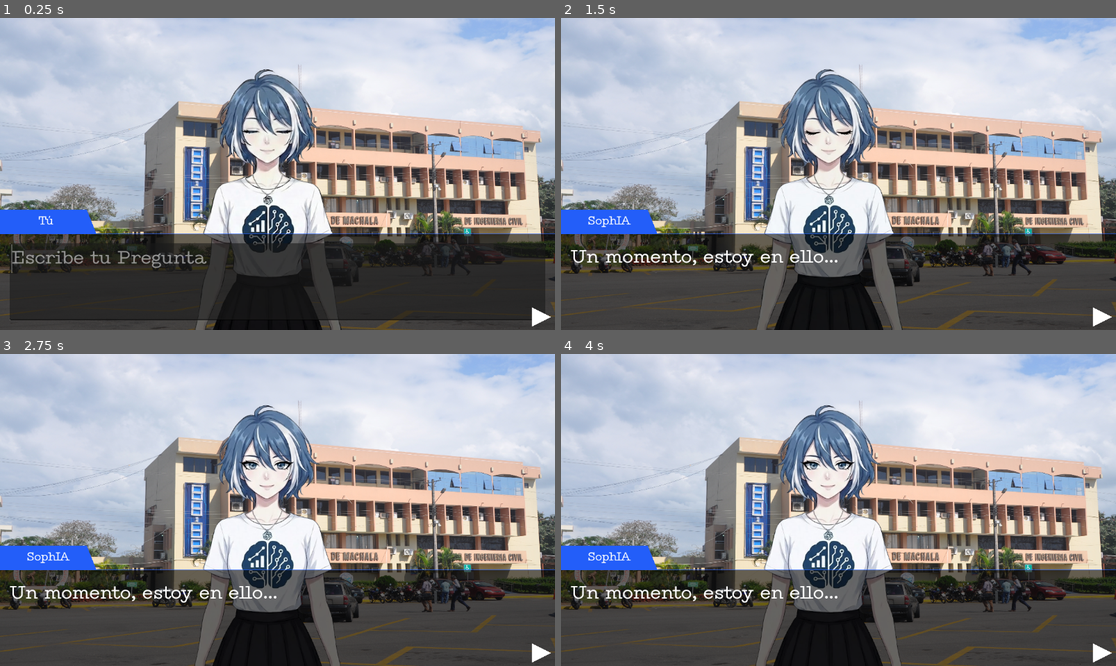
Above: before the commit, frames 1-4 (two rows, left to right).
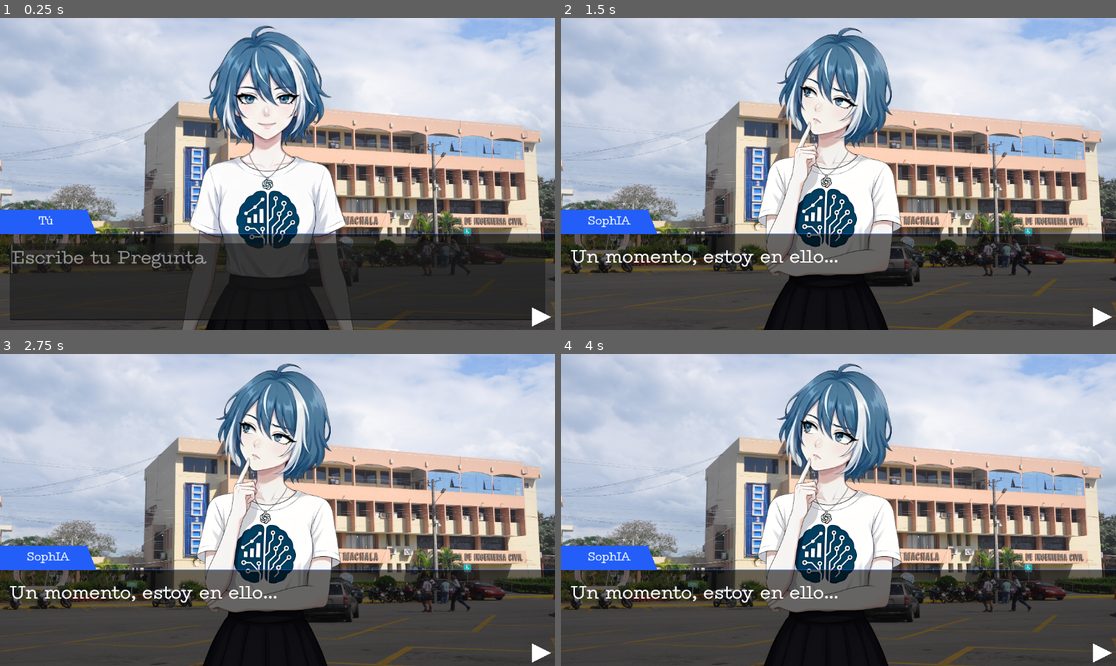
Above: after the commit, the same moments.

Repository: BryanMoreno11/Asistente_IA_Godot_Visual_Novel_Deepsek
Game: Godot game, scene res://scenes/control.tscn
Same seed, same stepped clock (60 frames per second), same inputs: the game is played once before the commit and once after it.
Inputs (mouse positions are in pixels of both pictures, inside the frame that each line leads up to):
- Up to frame 1 (0.25 s): no input
- Up to frame 2 (1.5 s): click (838, 283) at 0.52 s; type "Alex" at 0.6 s; tap Enter (next_line) at 1.25 s; hold Enter (next_line) from 1.28 s (still down)
- Up to frame 3 (2.75 s): release Enter (next_line) at 2.03 s; tap Enter (next_line) at 2.1 s
- Up to frame 4 (4 s): hold Enter (next_line) 2.78-3.53 s; tap Enter (next_line) at 3.6 s

The runs differ from the first frame. In frame 1, 12% of the frame differs, in the area x 32-64%, y 2-100%; in frame 2, 12%; in frame 3, 12%; in frame 4, 12%, in the area x 35-62%, y 3-100%.
Error before the commit: Invalid access to property or key 'answer' on a base object of type 'Nil'. (res://scripts/mainScene.gd:109)
Error after the commit: Invalid access to property or key 'answer' on a base object of type 'Nil'. (res://scripts/mainScene.gd:119)

Commit message:
animaciones de pensamiento y de respuesta

Diff:
--- /dev/null
+++ b/animations/response.tres
@@ -0,0 +1,50 @@
+[gd_resource type="SpriteFrames" load_steps=11 format=3 uid="uid://4ocv5pjpqg8o"]
+
+[ext_resource type="Texture2D" uid="uid://b54d8em52fyp1" path="res://assets/sprites/response/response_1.png" id="1_0jmuh"]
+[ext_resource type="Texture2D" uid="uid://4e2hjba1ef7p" path="res://assets/sprites/response/response_2.png" id="2_ni17j"]
+[ext_resource type="Texture2D" uid="uid://deymsrt4wlad5" path="res://assets/sprites/response/response_3.png" id="3_dg7we"]
+[ext_resource type="Texture2D" uid="uid://cvv3ryinw6gg7" path="res://assets/sprites/response/response_4.png" id="4_s0sm5"]
+[ext_resource type="Texture2D" uid="uid://dvlsu5yugdxc" path="res://assets/sprites/response/response_5.png" id="5_b22bm"]
+[ext_resource type="Texture2D" uid="uid://ctjmygkiiq4e6" path="res://assets/sprites/response/response_6.png" id="6_bheb4"]
+[ext_resource type="Texture2D" uid="uid://uraedl8q3dvy" path="res://assets/sprites/response/response_7.png" id="7_rjj6m"]
+[ext_resource type="Texture2D" uid="uid://beor5aasyfi0c" path="res://assets/sprites/response/response_8.png" id="8_dct6t"]
+[ext_resource type="Texture2D" uid="uid://codbr0rnxtifq" path="res://assets/sprites/response/response_9.png" id="9_f72sr"]
+[ext_resource type="Texture2D" uid="uid://ciywndkvrc7xl" path="res://assets/sprites/response/response_10.png" id="10_8dfts"]
+
+[resource]
+animations = [{
+"frames": [{
+"duration": 1.0,
+"texture": ExtResource("1_0jmuh")
+}, {
+"duration": 1.0,
+"texture": ExtResource("2_ni17j")
+}, {
+"duration": 1.0,
+"texture": ExtResource("3_dg7we")
+}, {
+"duration": 1.0,
+"texture": ExtResource("4_s0sm5")
+}, {
+"duration": 1.0,
+"texture": ExtResource("5_b22bm")
+}, {
+"duration": 1.0,
+"texture": ExtResource("6_bheb4")
+}, {
+"duration": 1.0,
+"texture": ExtResource("7_rjj6m")
+}, {
+"duration": 1.0,
+"texture": ExtResource("8_dct6t")
+}, {
+"duration": 1.0,
+"texture": ExtResource("9_f72sr")
+}, {
+"duration": 1.0,
+"texture": ExtResource("10_8dfts")
+}],
+"loop": true,
+"name": &"default",
+"speed": 8.0
+}]
--- /dev/null
+++ b/animations/sophia_animations.tres
@@ -0,0 +1,123 @@
+[gd_resource type="SpriteFrames" load_steps=23 format=3 uid="uid://cxb1176c27lcc"]
+
+[ext_resource type="Texture2D" uid="uid://c5prsh6ayxytu" path="res://assets/sprites/iddle/iddle_1.png" id="1_py5ep"]
+[ext_resource type="Texture2D" uid="uid://ct86mf08w6csu" path="res://assets/sprites/iddle/iddle_2.png" id="2_8h55v"]
+[ext_resource type="Texture2D" uid="uid://c33upjl4qjeur" path="res://assets/sprites/iddle/iddle_3.png" id="3_c03s2"]
+[ext_resource type="Texture2D" uid="uid://cwm24ibu3xo7s" path="res://assets/sprites/iddle/iddle_4.png" id="4_pgjab"]
+[ext_resource type="Texture2D" uid="uid://b54d8em52fyp1" path="res://assets/sprites/response/response_1.png" id="5_33en3"]
+[ext_resource type="Texture2D" uid="uid://bn57dk4173vig" path="res://assets/sprites/thinking/thinking_1.png" id="5_vetgd"]
+[ext_resource type="Texture2D" uid="uid://eii4vtild2d1" path="res://assets/sprites/thinking/thinking_2.png" id="6_s852e"]
+[ext_resource type="Texture2D" uid="uid://4e2hjba1ef7p" path="res://assets/sprites/response/response_2.png" id="6_vyen7"]
+[ext_resource type="Texture2D" uid="uid://csmpa328phyks" path="res://assets/sprites/thinking/thinking_3.png" id="7_dcc2d"]
+[ext_resource type="Texture2D" uid="uid://deymsrt4wlad5" path="res://assets/sprites/response/response_3.png" id="7_v5rki"]
+[ext_resource type="Texture2D" uid="uid://622mrxv74gsi" path="res://assets/sprites/thinking/thinking_4.png" id="8_ioqsm"]
+[ext_resource type="Texture2D" uid="uid://cvv3ryinw6gg7" path="res://assets/sprites/response/response_4.png" id="8_tocol"]
+[ext_resource type="Texture2D" uid="uid://dvlsu5yugdxc" path="res://assets/sprites/response/response_5.png" id="9_5i2hj"]
+[ext_resource type="Texture2D" uid="uid://bs7af5bt47hvp" path="res://assets/sprites/thinking/thinking_5.png" id="9_ytghs"]
+[ext_resource type="Texture2D" uid="uid://ctjmygkiiq4e6" path="res://assets/sprites/response/response_6.png" id="10_4cwer"]
+[ext_resource type="Texture2D" uid="uid://bdak5v0qkwmgn" path="res://assets/sprites/thinking/thinking_6.png" id="10_e5hpt"]
+[ext_resource type="Texture2D" uid="uid://d1tbu4ctm1ek1" path="res://assets/sprites/thinking/thinking_7.png" id="11_khiuw"]
+[ext_resource type="Texture2D" uid="uid://uraedl8q3dvy" path="res://assets/sprites/response/response_7.png" id="11_m6pif"]
+[ext_resource type="Texture2D" uid="uid://bbj82han7owgj" path="res://assets/sprites/thinking/thinking_8.png" id="12_7f4ba"]
+[ext_resource type="Texture2D" uid="uid://beor5aasyfi0c" path="res://assets/sprites/response/response_8.png" id="12_45muu"]
+[ext_resource type="Texture2D" uid="uid://codbr0rnxtifq" path="res://assets/sprites/response/response_9.png" id="13_7gqa3"]
+[ext_resource type="Texture2D" uid="uid://ciywndkvrc7xl" path="res://assets/sprites/response/response_10.png" id="14_cogot"]
+
+[resource]
+animations = [{
+"frames": [{
+"duration": 1.0,
+"texture": ExtResource("1_py5ep")
+}, {
+"duration": 1.0,
+"texture": ExtResource("1_py5ep")
+}, {
+"duration": 1.0,
+"texture": ExtResource("1_py5ep")
+}, {
+"duration": 1.0,
+"texture": ExtResource("1_py5ep")
+}, {
+"duration": 1.0,
+"texture": ExtResource("1_py5ep")
+}, {
+"duration": 1.0,
+"texture": ExtResource("1_py5ep")
+}, {
+"duration": 1.0,
+"texture": ExtResource("2_8h55v")
+}, {
+"duration": 1.0,
+"texture": ExtResource("3_c03s2")
+}, {
+"duration": 1.0,
+"texture": ExtResource("4_pgjab")
+}],
+"loop": true,
+"name": &"iddle",
+"speed": 8.0
+}, {
+"frames": [{
+"duration": 1.0,
+"texture": ExtResource("5_33en3")
+}, {
+"duration": 1.0,
+"texture": ExtResource("6_vyen7")
+}, {
+"duration": 1.0,
+"texture": ExtResource("7_v5rki")
+}, {
+"duration": 1.0,
+"texture": ExtResource("8_tocol")
+}, {
+"duration": 1.0,
+"texture": ExtResource("9_5i2hj")
+}, {
+"duration": 1.0,
+"texture": ExtResource("10_4cwer")
+}, {
+"duration": 1.0,
+"texture": ExtResource("11_m6pif")
+}, {
+"duration": 1.0,
+"texture": ExtResource("12_45muu")
+}, {
+"duration": 1.0,
+"texture": ExtResource("13_7gqa3")
+}, {
+"duration": 1.0,
+"texture": ExtResource("14_cogot")
+}],
+"loop": true,
+"name": &"response",
+"speed": 8.0
+}, {
+"frames": [{
+"duration": 1.0,
+"texture": ExtResource("5_vetgd")
+}, {
+"duration": 1.0,
+"texture": ExtResource("6_s852e")
+}, {
+"duration": 1.0,
+"texture": ExtResource("7_dcc2d")
+}, {
+"duration": 1.0,
+"texture": ExtResource("8_ioqsm")
+}, {
+"duration": 1.0,
+"texture": ExtResource("9_ytghs")
+}, {
+"duration": 1.0,
+"texture": ExtResource("10_e5hpt")
+}, {
+"duration": 1.0,
+"texture": ExtResource("11_khiuw")
+}, {
+"duration": 1.0,
+"texture": ExtResource("12_7f4ba")
+}],
+"loop": true,
+"name": &"thinking",
+"speed": 8.0
+}]
--- /dev/null
+++ b/animations/thinking.tres
@@ -0,0 +1,42 @@
+[gd_resource type="SpriteFrames" load_steps=9 format=3 uid="uid://bg0trm3f1hlap"]
+
+[ext_resource type="Texture2D" uid="uid://bn57dk4173vig" path="res://assets/sprites/thinking/thinking_1.png" id="1_sriv2"]
+[ext_resource type="Texture2D" uid="uid://eii4vtild2d1" path="res://assets/sprites/thinking/thinking_2.png" id="2_5rlae"]
+[ext_resource type="Texture2D" uid="uid://csmpa328phyks" path="res://assets/sprites/thinking/thinking_3.png" id="3_f3mru"]
+[ext_resource type="Texture2D" uid="uid://622mrxv74gsi" path="res://assets/sprites/thinking/thinking_4.png" id="4_5osyp"]
+[ext_resource type="Texture2D" uid="uid://bs7af5bt47hvp" path="res://assets/sprites/thinking/thinking_5.png" id="5_h8h37"]
+[ext_resource type="Texture2D" uid="uid://bdak5v0qkwmgn" path="res://assets/sprites/thinking/thinking_6.png" id="6_g7wco"]
+[ext_resource type="Texture2D" uid="uid://d1tbu4ctm1ek1" path="res://assets/sprites/thinking/thinking_7.png" id="7_xxyhv"]
+[ext_resource type="Texture2D" uid="uid://bbj82han7owgj" path="res://assets/sprites/thinking/thinking_8.png" id="8_mfs1n"]
+
+[resource]
+animations = [{
+"frames": [{
+"duration": 1.0,
+"texture": ExtResource("1_sriv2")
+}, {
+"duration": 1.0,
+"texture": ExtResource("2_5rlae")
+}, {
+"duration": 1.0,
+"texture": ExtResource("3_f3mru")
+}, {
+"duration": 1.0,
+"texture": ExtResource("4_5osyp")
+}, {
+"duration": 1.0,
+"texture": ExtResource("5_h8h37")
+}, {
+"duration": 1.0,
+"texture": ExtResource("6_g7wco")
+}, {
+"duration": 1.0,
+"texture": ExtResource("7_xxyhv")
+}, {
+"duration": 1.0,
+"texture": ExtResource("8_mfs1n")
+}],
+"loop": true,
+"name": &"default",
+"speed": 8.0
+}]
--- a/scenes/character.tscn
+++ b/scenes/character.tscn
@@ -1,38 +1,13 @@
-[gd_scene load_steps=7 format=3 uid="uid://cxg0cy3crr8xn"]
+[gd_scene load_steps=3 format=3 uid="uid://cxg0cy3crr8xn"]
 
-[ext_resource type="Texture2D" uid="uid://dfh6dsfma5wo0" path="res://assets/sprites/iddle/iddle_1.png" id="1_dp8ca"]
-[ext_resource type="Texture2D" uid="uid://b6tshkhg25pnh" path="res://assets/sprites/iddle/iddle_2.png" id="2_0lw5n"]
-[ext_resource type="Texture2D" uid="uid://nogyyc3dbqpv" path="res://assets/sprites/iddle/iddle_3.png" id="3_2cgup"]
-[ext_resource type="Texture2D" uid="uid://pw6ublnxrfqt" path="res://assets/sprites/iddle/iddle_4.png" id="4_a5ia6"]
-[ext_resource type="Texture2D" uid="uid://bwwybfcg43vbn" path="res://assets/sprites/iddle/iddle_5.png" id="5_0dpix"]
-
-[sub_resource type="SpriteFrames" id="SpriteFrames_my7n2"]
-animations = [{
-"frames": [{
-"duration": 7.0,
-"texture": ExtResource("1_dp8ca")
-}, {
-"duration": 1.0,
-"texture": ExtResource("2_0lw5n")
-}, {
-"duration": 1.0,
-"texture": ExtResource("3_2cgup")
-}, {
-"duration": 1.0,
-"texture": ExtResource("4_a5ia6")
-}, {
-"duration": 1.0,
-"texture": ExtResource("5_0dpix")
-}],
-"loop": true,
-"name": &"iddle",
-"speed": 10.0
-}]
+[ext_resource type="SpriteFrames" uid="uid://cxb1176c27lcc" path="res://animations/sophia_animations.tres" id="1_agfs1"]
+[ext_resource type="Script" uid="uid://cfxf01eh2hius" path="res://scripts/character.gd" id="1_rkhd4"]
 
 [node name="Character" type="Node2D"]
+script = ExtResource("1_rkhd4")
 
 [node name="AnimatedSprite2D" type="AnimatedSprite2D" parent="."]
-sprite_frames = SubResource("SpriteFrames_my7n2")
+sprite_frames = ExtResource("1_agfs1")
 animation = &"iddle"
 autoplay = "iddle"
-frame_progress = 0.987168
+frame_progress = 0.887723
--- a/scenes/control.tscn
+++ b/scenes/control.tscn
@@ -60,8 +60,8 @@
 
 [node name="Character" parent="CanvasLayer2/Control" instance=ExtResource("3_brbbq")]
 unique_name_in_owner = true
-position = Vector2(2, -232)
-scale = Vector2(0.7, 0.7)
+position = Vector2(0, -252.695)
+scale = Vector2(0.55, 0.55)
 
 [node name="DialogUI" parent="CanvasLayer2" instance=ExtResource("4_8n18e")]
 unique_name_in_owner = true
--- /dev/null
+++ b/scripts/character.gd
@@ -0,0 +1,9 @@
+extends Node2D
+@onready var animated_sprite_2d: AnimatedSprite2D = $AnimatedSprite2D
+#variables
+const animations= preload("res://animations/sophia_animations.tres")
+
+
+func play_animation(animation_name:String)->void:
+	animated_sprite_2d.sprite_frames=animations
+	animated_sprite_2d.play(animation_name)
--- a/scripts/mainScene.gd
+++ b/scripts/mainScene.gd
@@ -71,8 +71,10 @@
 	if (event.is_action_pressed("next_line")):
 		if(conversationTurn==STATE.HUMAN and regex.search_all(dialog_ui.text_edit.text).size()>0):
 			process_human_dialog()
+			character.play_animation("thinking")
 		if(conversationTurn==STATE.AI):
 			if dialog_index== len (dialog_lines)-1 and len(dialog_lines)>0:
+				character.play_animation("iddle")
 				process_current_line()
 				dialog_index=0
 				dialog_lines=[]
@@ -104,10 +106,20 @@
 	pass # Replace with function body.
 
 
+func clean_spaces(lines:Array[String])->Array[String]:
+	var clean_dialog_lines:Array[String]=[]
+	for line in lines:
+		var clean_line= line.strip_edges(true, true)
+		if(clean_line!=""):
+			clean_dialog_lines.append(clean_line)
+	return clean_dialog_lines
+
 func _on_http_request_request_completed(result: int, response_code: int, headers: PackedStringArray, body: PackedByteArray) -> void:
 	var data= JSON.parse_string(body.get_string_from_utf8())
 	print(data.answer)
 	var answer=	data.answer.split("\n\n")
 	dialog_lines= Array( Array(answer), TYPE_STRING, "", null )
+	dialog_lines= clean_spaces(dialog_lines)
 	process_current_line()
+	character.play_animation("response")
 	pass # Replace with function body.
Binary file removed: assets/sprites/Sophia_Iddle_01.png
Binary file removed: assets/sprites/Sophia_Iddle_02.png
Binary file changed: assets/sprites/iddle/iddle_1.png
Not shown, changed: assets/sprites/iddle/iddle_1.png.import
Binary file changed: assets/sprites/iddle/iddle_2.png
Not shown, changed: assets/sprites/iddle/iddle_2.png.import
Binary file changed: assets/sprites/iddle/iddle_3.png
Binary file changed: assets/sprites/iddle/iddle_4.png
Not shown, changed: assets/sprites/iddle/iddle_4.png.import
Binary file removed: assets/sprites/iddle/iddle_5.png
Binary file added: assets/sprites/response/response_1.png
Not shown, changed: assets/sprites/response/response_1.png.import
(and 35 more such lines)
